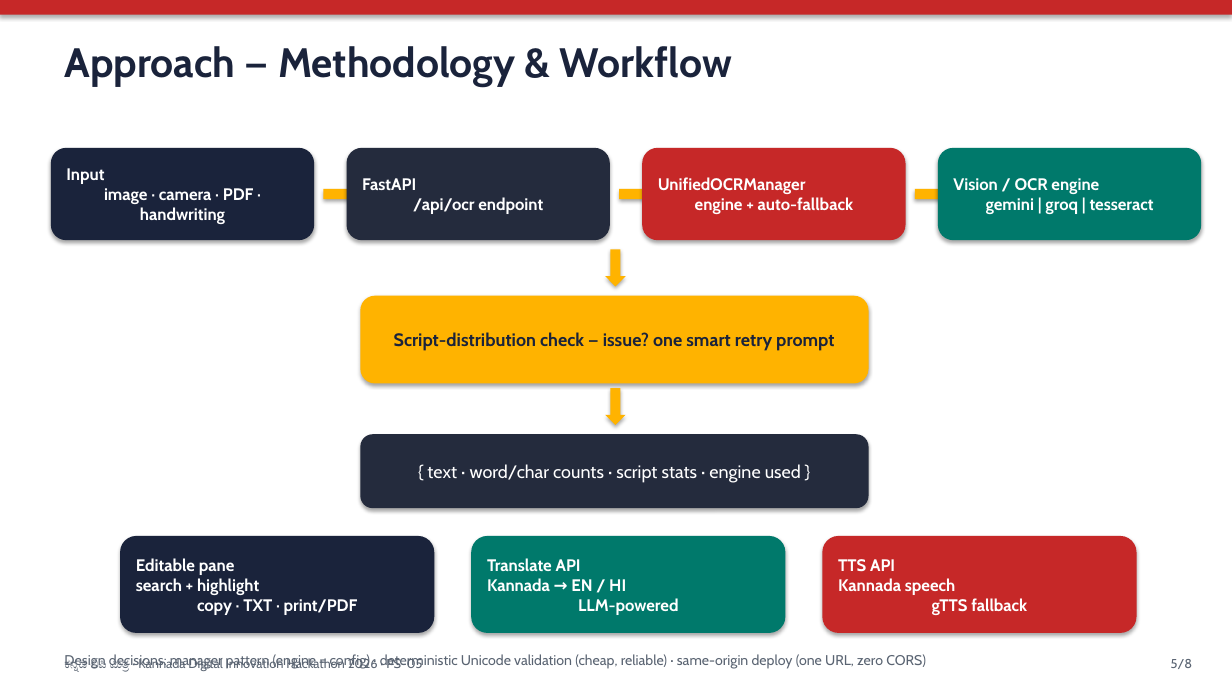
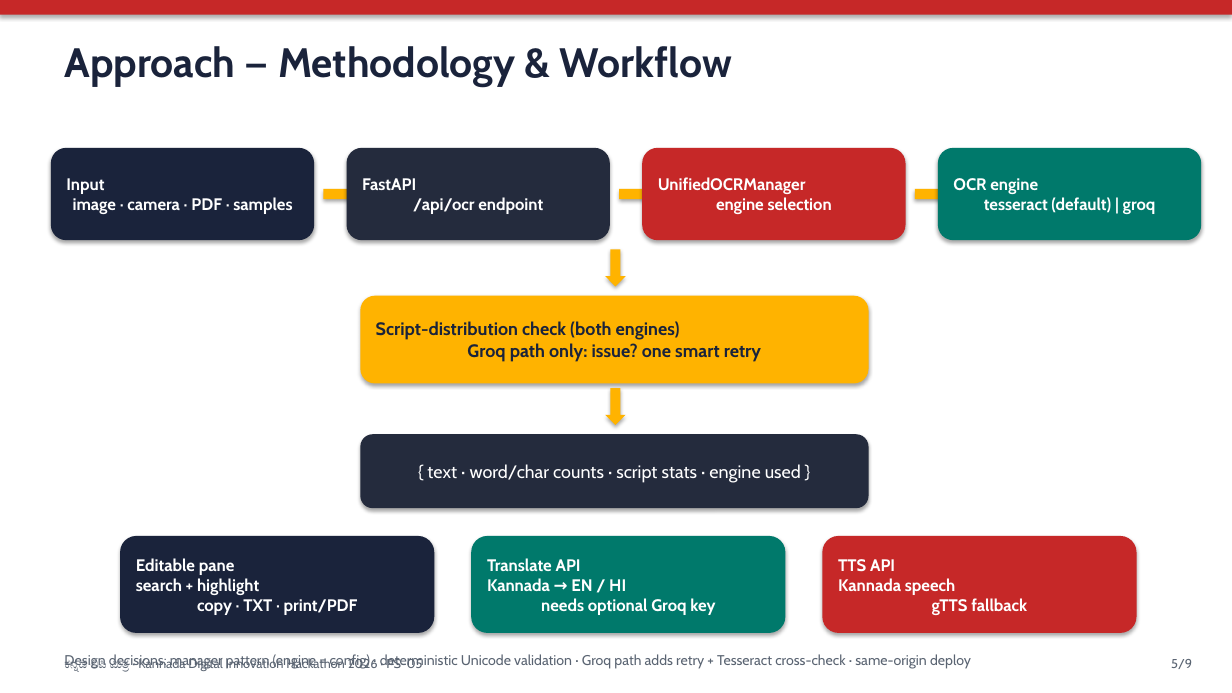
Before and after one commit to Ritika-Bhati-2266/Kannada-Text-Digitization, a slide deck: slide 5 of docs/Kannada_Lipi_Mitra_Presentation.pptx. Drawn at 1232x693 pixels with LibreOffice and Linux fonts; fonts in the diff are those of the drawing. Boxes give left, top, right and bottom in pixels: in the first picture for what was removed or moved away, otherwise in the second. Text is boxed around its words. In the diff, an @@ line names an element or a change of style, - is before the commit and + after.

Commit message:
feat: Docker runtime for Render, multi-stage image, honest accuracy docs
- render.yaml: runtime docker + dockerfilePath, drop native Python build
- Dockerfile: Node frontend build -> python:3.12-slim + tesseract-ocr-kan
- .dockerignore: exclude **/.env (backend/.env leak), .git, node_modules
- README: Docker deploy path, Measured Accuracy (4 synthetic, CER only)
- make_ppt: Docker tech stack; regenerate pptx; sample 4 labelled simulated

```diff
--- a/docs/Kannada_Lipi_Mitra_Presentation.pptx
+++ b/docs/Kannada_Lipi_Mitra_Presentation.pptx
@@ text in rounded rectangle at [66,178,292,214]: text changed @@
-Input
-image · camera · PDF · handwriting
+Input
+image · camera · PDF · samples
@@ text in rounded rectangle at [658,177,832,214]: text changed @@
-UnifiedOCRManager
-engine + auto-fallback
+UnifiedOCRManager
+engine selection
@@ text in rounded rectangle at [953,178,1156,214]: text changed @@
-Vision / OCR engine
-gemini | groq | tesseract
+OCR engine
+tesseract (default) | groq
@@ text in rounded rectangle at [376,321,761,362]: text changed @@
-Script-distribution check — issue? one smart retry prompt
+Script-distribution check (both engines)
+Groq path only: issue? one smart retry
@@ text in rounded rectangle at [487,558,715,615]: text changed @@
-Translate API
-Kannada → EN / HI
-LLM-powered
+Translate API
+Kannada → EN / HI
+needs optional Groq key
@@ text at [64,654,971,669]: text changed @@
-Design decisions: manager pattern (engine = config) · deterministic Unicode validation (cheap, reliable) · same-origin deploy (one URL, zero CORS)
+Design decisions: manager pattern (engine = config) · deterministic Unicode validation · Groq path adds retry + Tesseract cross-check · same-origin deploy
@@ text at [1171,659,1192,669]: text changed @@
-5/8
+5/9
```
Also in this commit, not shown: 6 other slides changed, 1 slide added, 26 other files.
